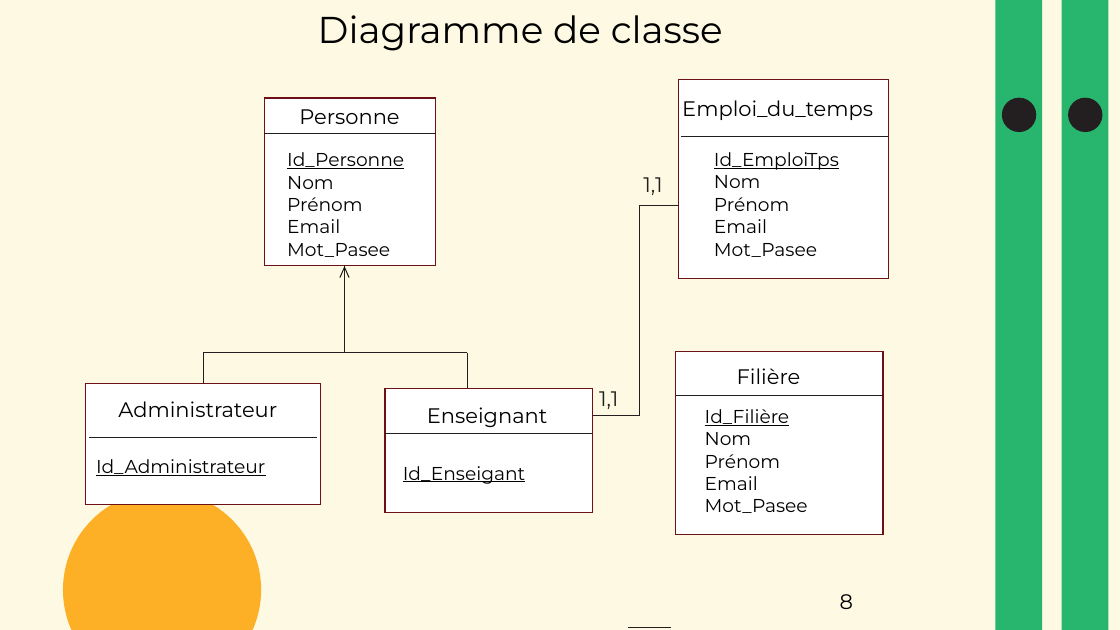
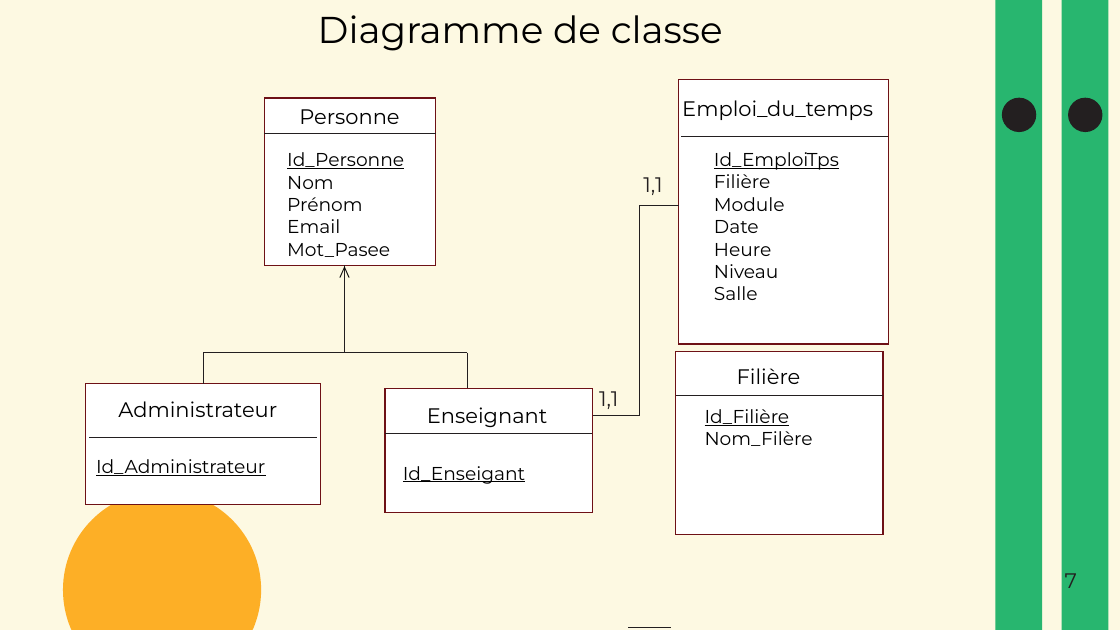
Before and after one commit to MisterPy15/GESTION_DES_ENSEIGNANT_VACATAIRES, a slide deck: slide 8 of PresentationFinal.pptx. Drawn at 1120x630 pixels with LibreOffice and Linux fonts; fonts in the diff are those of the drawing; background and template pictures are left out. Boxes give left, top, right and bottom in pixels: in the first picture for what was removed or moved away, otherwise in the second. Text is boxed around its words. In the diff, an @@ line names an element or a change of style, - is before the commit and + after.

```diff
--- a/PresentationFinal.pptx
+++ b/PresentationFinal.pptx
@@ rectangle resized from (x1=679, y1=80, x2=889, y2=279) to (x1=679, y1=79, x2=889, y2=344) @@
@@ text at (x1=714, y1=174, x2=785, y2=300): text changed @@
-Nom
-Prénom
-Email
-Mot_Pasee
+Filière
+Module
+Date
+Heure
+Niveau
+Salle
@@ text at (x1=705, y1=431, x2=813, y2=446): text changed @@
-Nom
-Prénom
-Email
-Mot_Pasee
+Nom_Filère
@@ page number removed at (x1=840, y1=594, x2=853, y2=609) @@
-8
@@ text added at (x1=1065, y1=573, x2=1077, y2=588), 18 pt, text #231F20 @@
+7
```
Also in this commit, not shown: 14 other slides changed, 19 other files.
